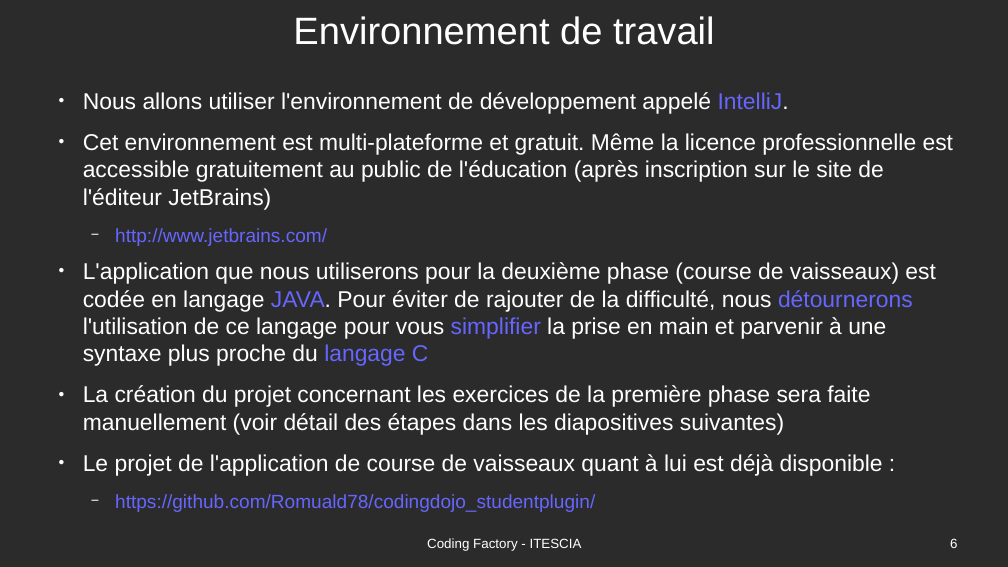
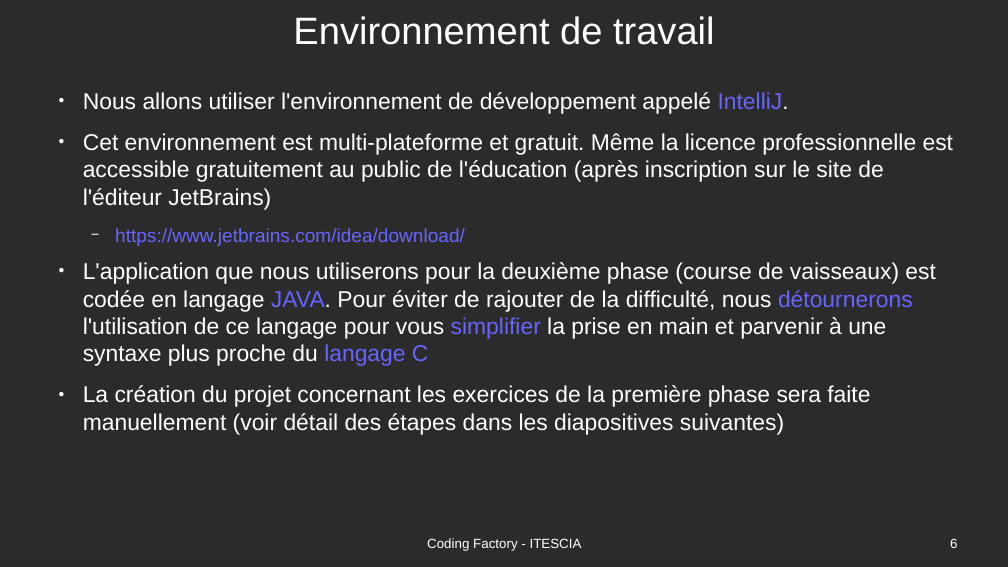
Before and after one commit to Romuald78/codingdojo_studentplugin, a slide deck: slide 6 of resources/doc/piscine_codingfactory-cours.odp. Drawn at 1008x567 pixels with LibreOffice and Linux fonts; fonts in the diff are those of the drawing; background and template pictures are left out; a plain dark background stands for a picture behind light text. Boxes give left, top, right and bottom in pixels: in the first picture for what was removed or moved away, otherwise in the second. Text is boxed around its words. In the diff, an @@ line names an element or a change of style, - is before the commit and + after.

Commit message:
remoe project url from cours

```diff
--- a/resources/doc/piscine_codingfactory-cours.odp
+++ b/resources/doc/piscine_codingfactory-cours.odp
@@ text at [115,228,465,246]: text changed @@
-  − http://www.jetbrains.com/
+  − https://www.jetbrains.com/idea/download/
@@ text at [83,454,883,512]: paragraphs removed @@
-● Le projet de l'application de course de vaisseaux quant à lui est déjà disponible :
-  − https://github.com/Romuald78/codingdojo_studentplugin/
```
Also in this commit, not shown: 1 other file.
